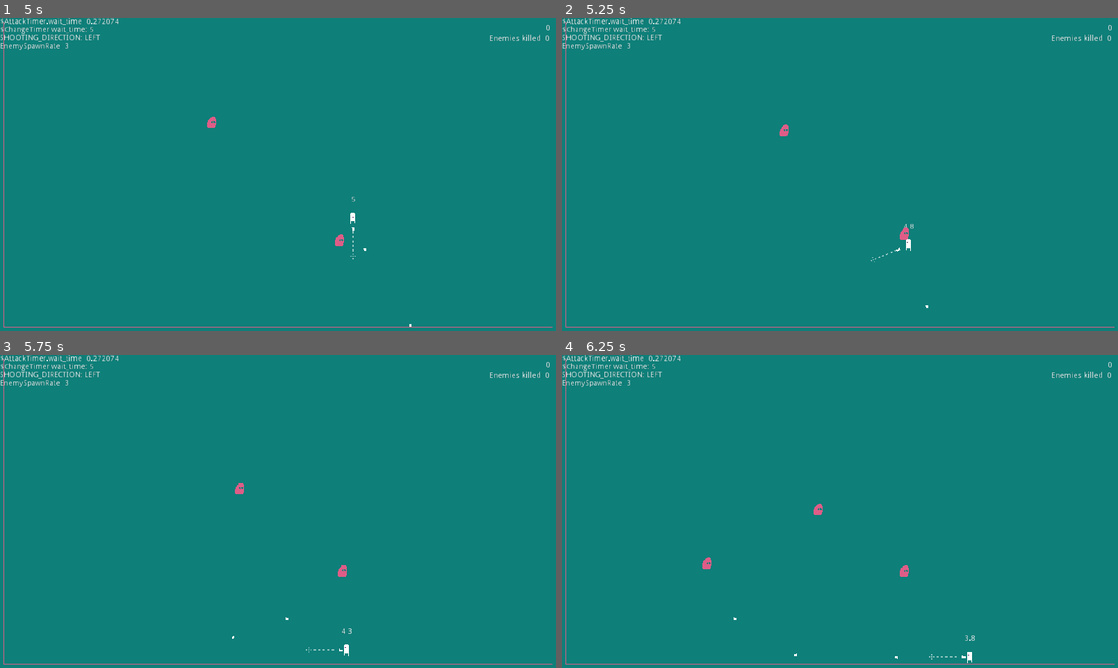
Above: before the commit, frames 1-4 (two rows, left to right).
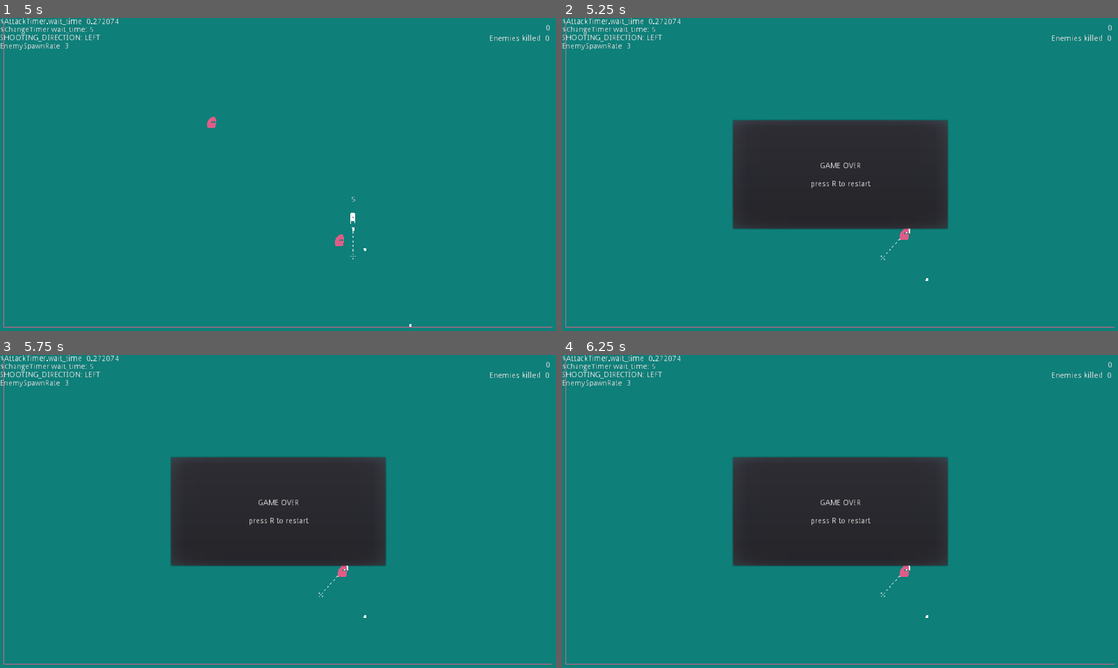
Above: after the commit, the same moments.

Repository: skarnl/gmtk-game-jam
Game: Godot game, scene res://screens/splash.tscn
Two runs of this game, one before a commit and one after it. Both use one fixed random seed, a clock stepped at 60 frames per second and the inputs below.
Inputs:
- Up to frame 1 (5 s): tap Enter at 0.5 s; hold Right (ui_right) 0.53-1.28 s; tap Space at 1.25 s; hold Down (ui_down) 1.28-2.03 s; hold Right (ui_right) 2.03-2.78 s; hold Up (ui_up) 2.78-3.53 s; hold Left (ui_left) from 3.53 s (still down)
- Up to frame 2 (5.25 s): release Left (ui_left) at 5.03 s; hold Down (ui_down) from 5.03 s (still down)
- Up to frame 3 (5.75 s): keep holding Down (ui_down)
- Up to frame 4 (6.25 s): release Down (ui_down) at 5.78 s; hold Right (ui_right) from 5.78 s (still down)

Frame 1 is identical in both runs. In frame 2, 14% of the frame differs, in the area x 30-70%, y 32-93%; in frame 3, 14%; in frame 4, 14%, in the area x 25-75%, y 32-99%.

Commit message:
Spawn extra enemy when an enemy gets killed

Diff:
--- a/screens/game/game.gd
+++ b/screens/game/game.gd
@@ -57,7 +57,7 @@
 	enemy.position = enemy_position
 
 	enemy.connect('enemy_killed', self, '_on_enemy_killed', [enemy])
-	enemy.connect('player_killed', self, '_on_player_killed')
+	enemy.connect('player_hit', self, '_on_player_hit')
 
 	get_parent().add_child(enemy)
 
@@ -71,7 +71,12 @@
 	_update_score(enemy.points_when_killed)
 	_increase_difficulty()
 
-func _on_player_killed():
+	yield(get_tree().create_timer(1.2), 'timeout')
+	spawn_enemy()
+
+func _on_player_hit():
+	# TODO calculate health?
+
 	_change_state(STATES.GAME_OVER)
 
 
